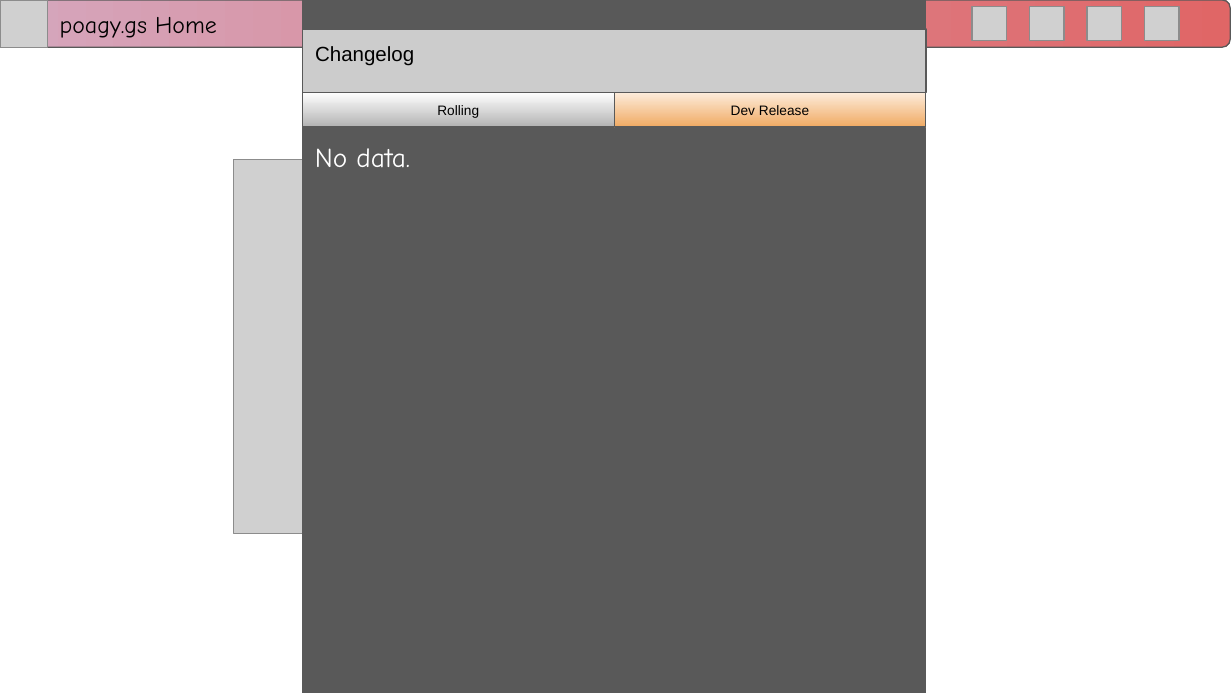
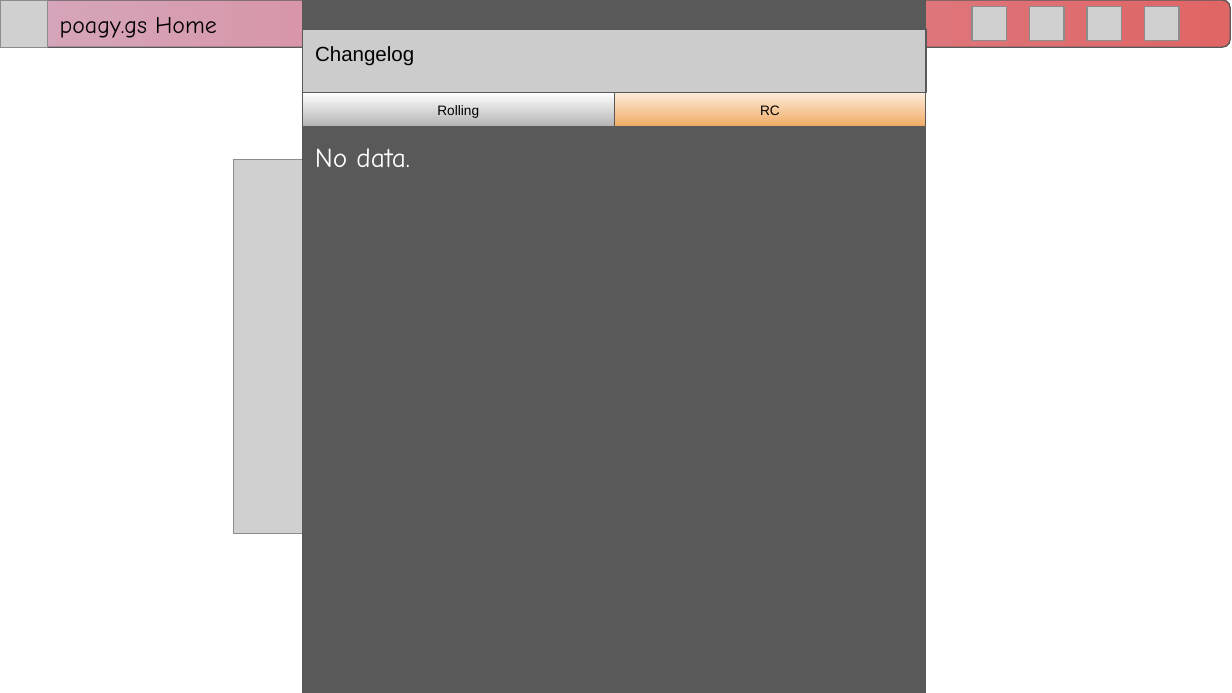
Before and after one commit to RitPigDev/poagy.gs-plus, a slide deck: slide 14 of poagy.gs+.pptx. Drawn at 1232x693 pixels with LibreOffice and Linux fonts; fonts in the diff are those of the drawing; grey boxes stand for pictures; background and template pictures are left out. Boxes give left, top, right and bottom in pixels: in the first picture for what was removed or moved away, otherwise in the second. Text is boxed around its words. In the diff, an @@ line names an element or a change of style, - is before the commit and + after.

```diff
--- a/poagy.gs+.pptx
+++ b/poagy.gs+.pptx
@@ text in rectangle at (760, 105, 780, 115): text changed @@
-Dev Release
+RC
```
Also in this commit, not shown: 10 other slides changed, 6 slides added.
